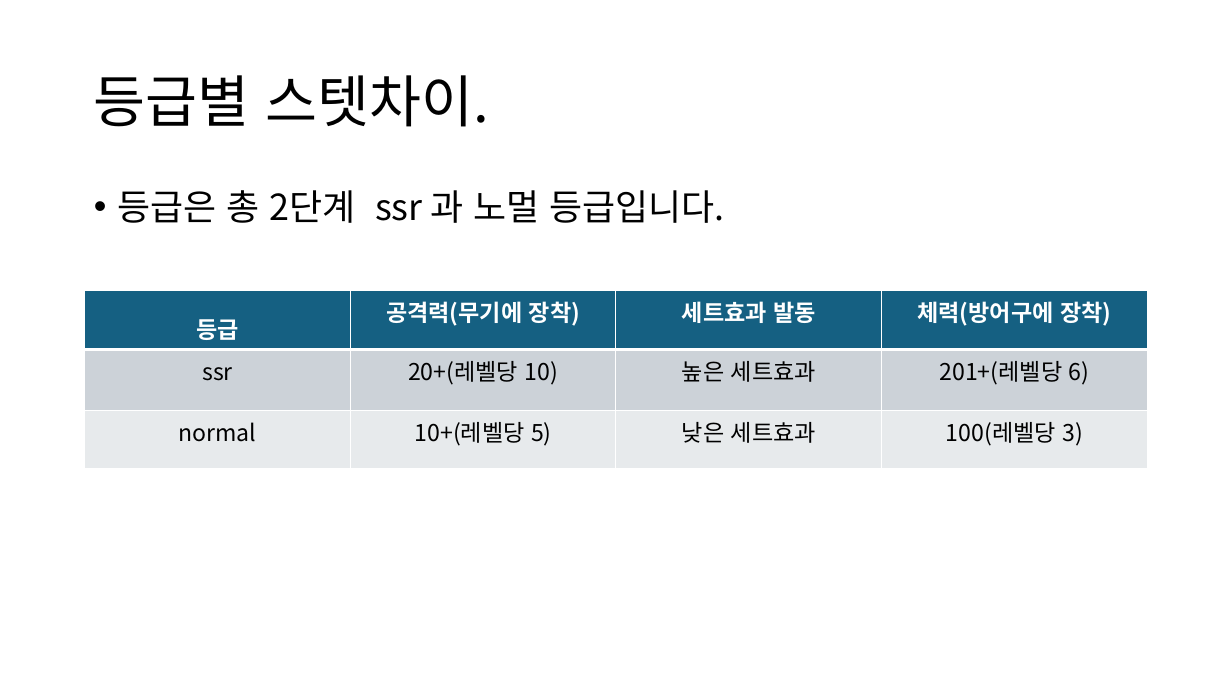
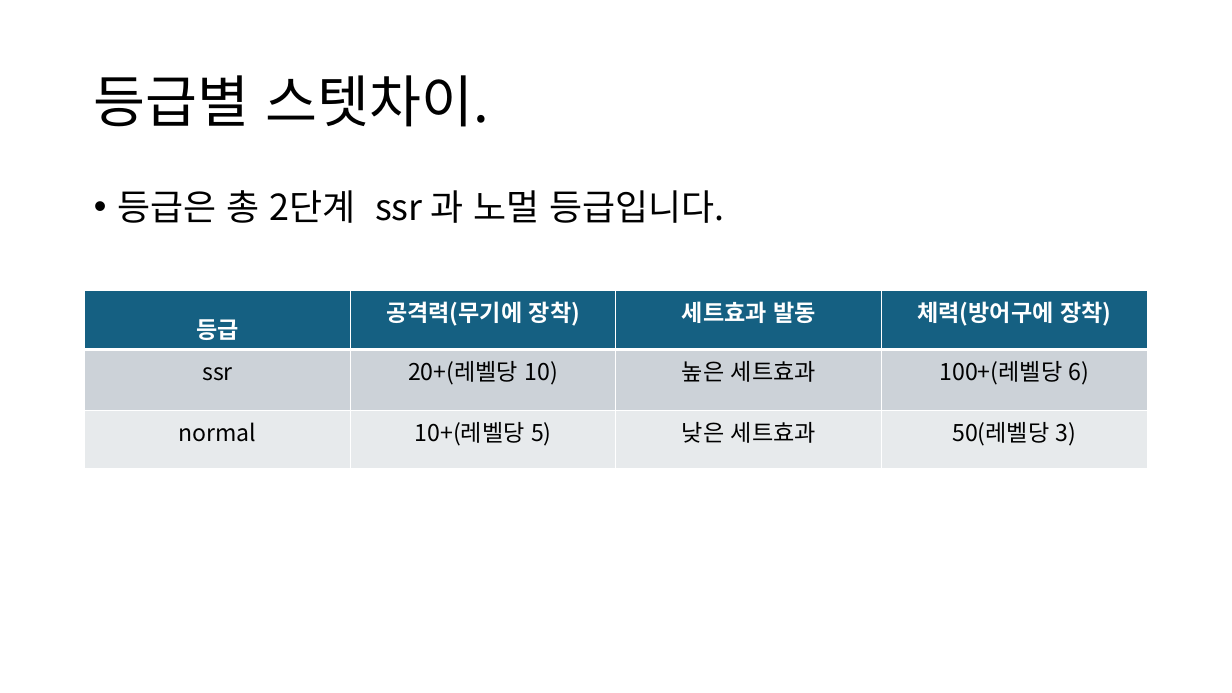
Before and after one commit to ikarijaeyoung/Project_SkyPower, a slide deck: slide 11 of Project_Design/김예성/장비 기획 초안.pptx. Drawn at 1232x693 pixels with LibreOffice and Linux fonts; fonts in the diff are those of the drawing. Boxes give left, top, right and bottom in pixels: in the first picture for what was removed or moved away, otherwise in the second. Text is boxed around its words. In the diff, an @@ line names an element or a change of style, - is before the commit and + after.

Commit message:
[Docs] 장비 기획 초안 2차 수정
체력관련 수치를 수정 하였습니다

```diff
--- a/Project_Design/김예성/장비 기획 초안.pptx
+++ b/Project_Design/김예성/장비 기획 초안.pptx
@@ table at [85,290,1150,467] @@
-row 2, column 4: 201+(레벨당 6)
+row 2, column 4: 100+(레벨당 6)
-row 3, column 4: 100(레벨당 3)
+row 3, column 4: 50(레벨당 3)
```
